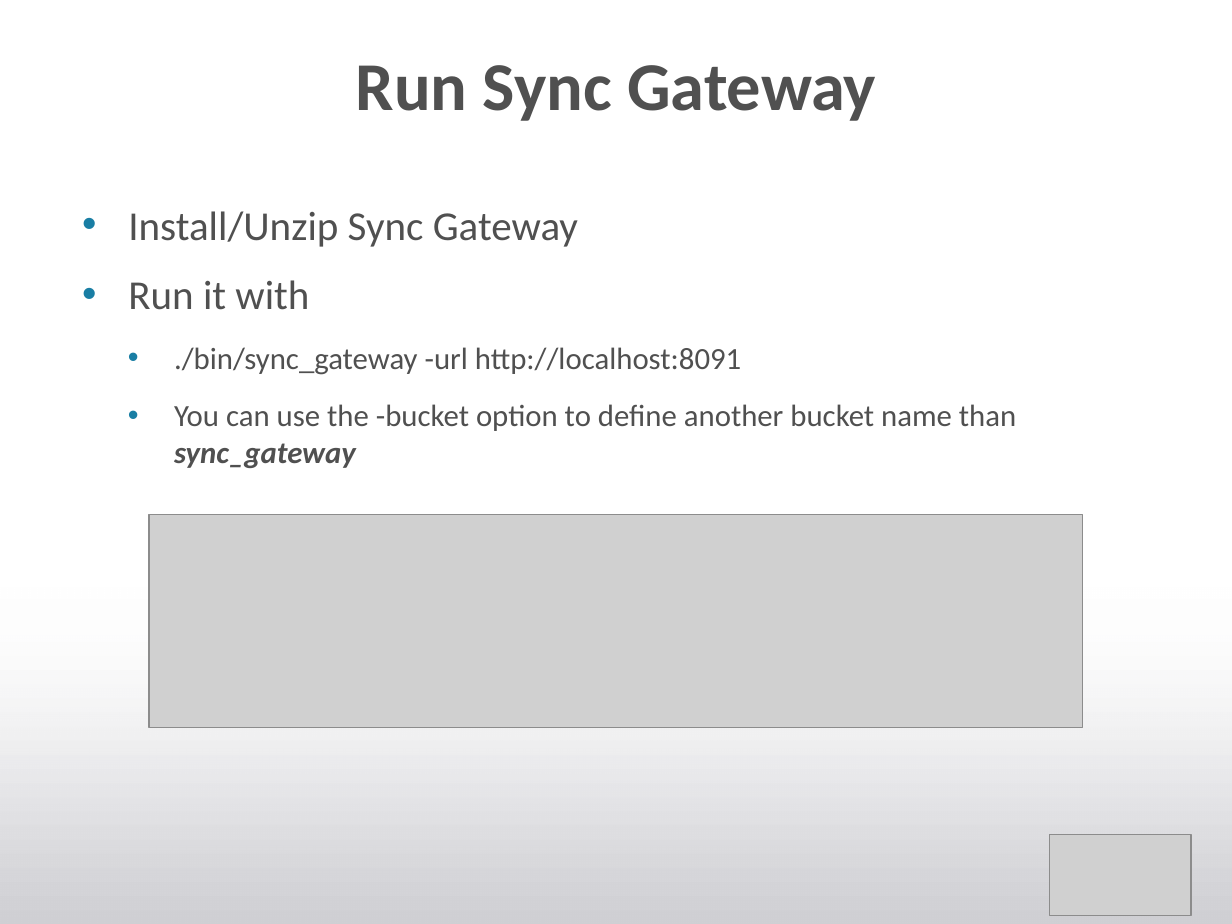
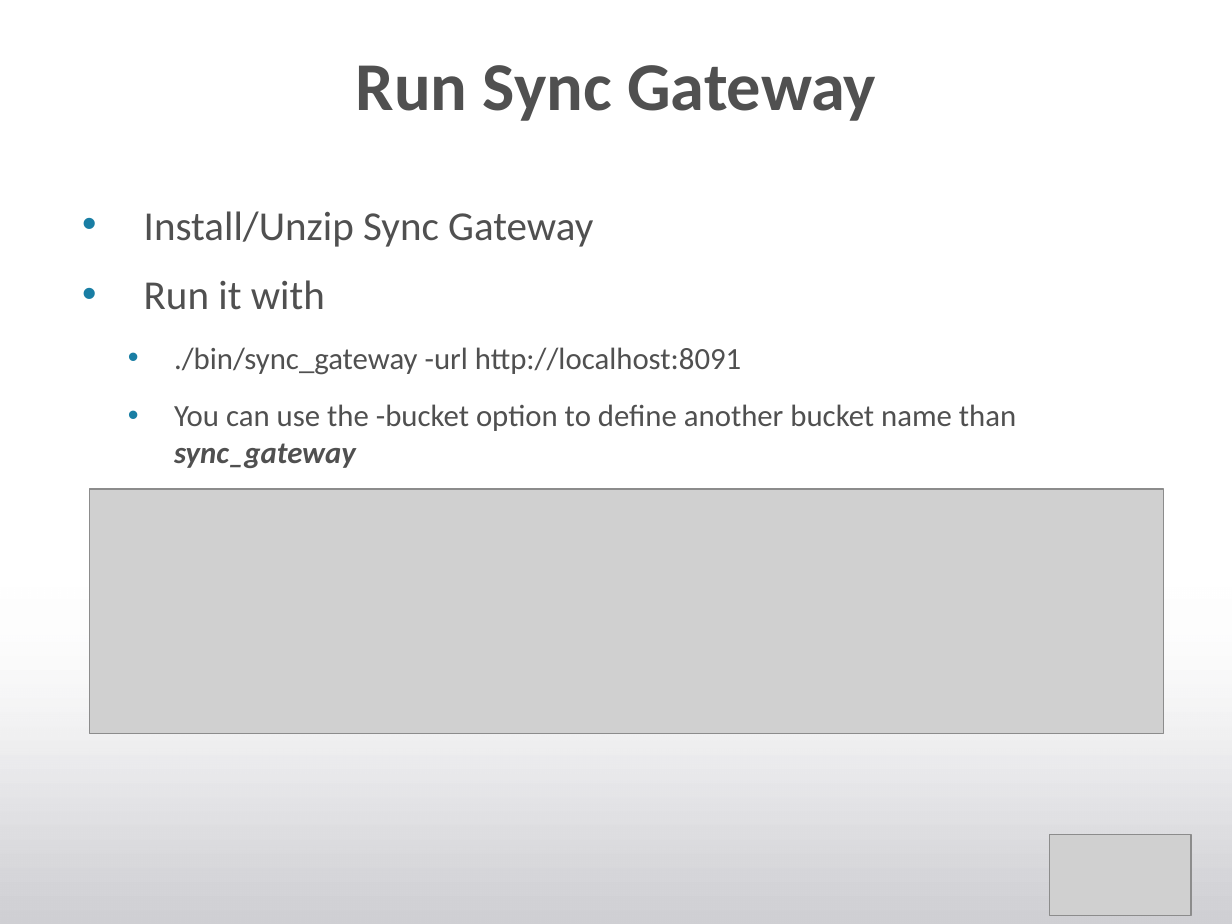
Before and after one commit to subalakr/workshop, a slide deck: slide 27 of mobile/presentations/IntroductionToSyncGateway.pptx. Drawn at 1232x924 pixels with LibreOffice and Linux fonts; fonts in the diff are those of the drawing; grey boxes stand for pictures; background and template pictures are left out. Boxes give left, top, right and bottom in pixels: in the first picture for what was removed or moved away, otherwise in the second. Text is boxed around its words. In the diff, an @@ line names an element or a change of style, - is before the commit and + after.

```diff
--- a/mobile/presentations/IntroductionToSyncGateway.pptx
+++ b/mobile/presentations/IntroductionToSyncGateway.pptx
@@ text at (144, 211, 593, 310): indent changed @@
@@ picture: place and size @@
-picture at (149, 515, 1083, 728)
+picture at (89, 489, 1163, 734)
```
Also in this commit, not shown: 16 other slides changed, 1 slide added.
